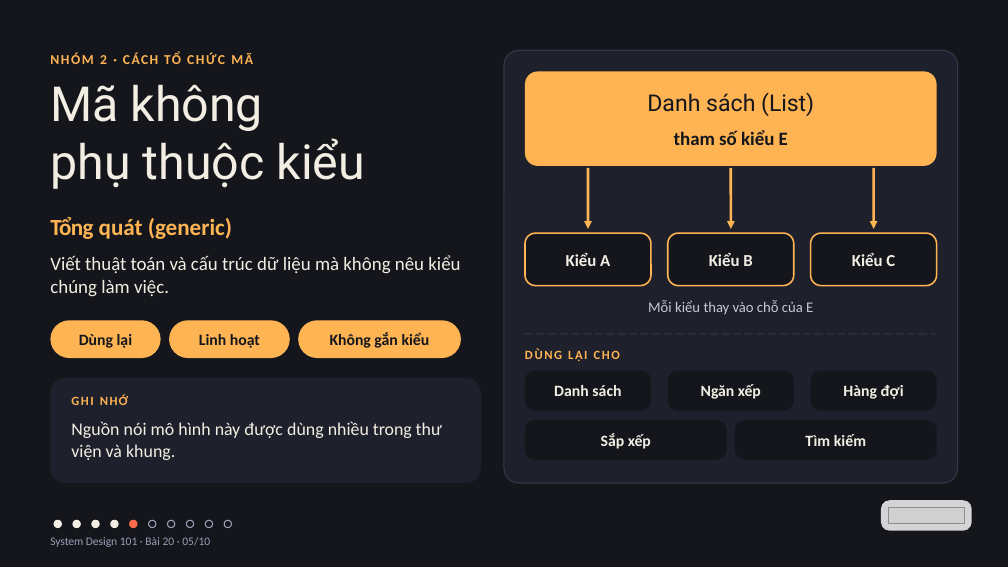
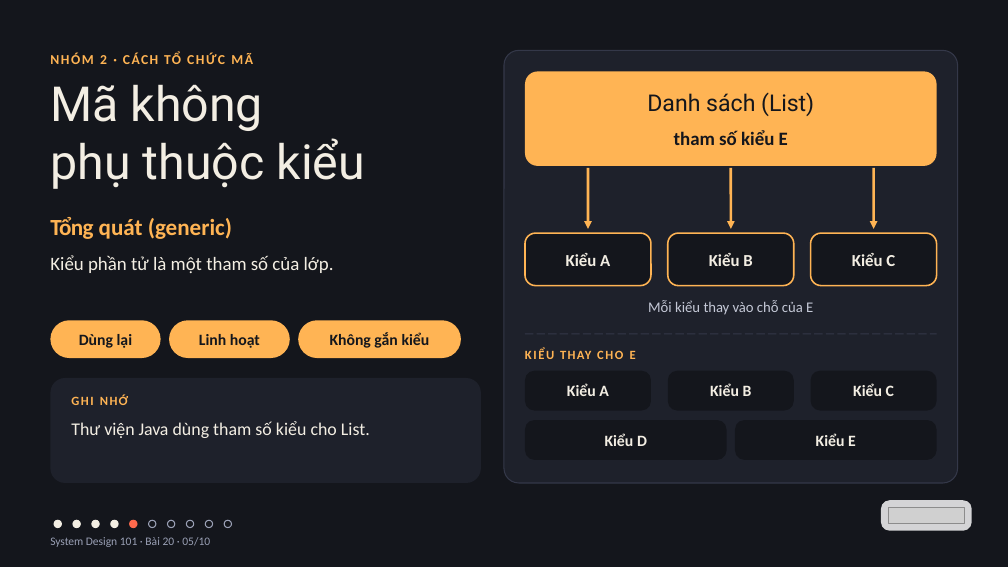
Before and after one commit to vohoailinh90/tool-marketing-studio, a slide deck: slide 5 of system-design-101/vi/lessons/sd-10-020/slides/sd-10-020.pptx. Drawn at 1008x567 pixels with LibreOffice and Linux fonts; fonts in the diff are those of the drawing; grey boxes stand for pictures. Boxes give left, top, right and bottom in pixels: in the first picture for what was removed or moved away, otherwise in the second. Text is boxed around its words. In the diff, an @@ line names an element or a change of style, - is before the commit and + after.

```diff
--- a/system-design-101/vi/lessons/sd-10-020/slides/sd-10-020.pptx
+++ b/system-design-101/vi/lessons/sd-10-020/slides/sd-10-020.pptx
@@ text at bbox=[50, 255, 334, 273]: text changed @@
-Viết thuật toán và cấu trúc dữ liệu mà không nêu kiểu chúng làm việc.
+Kiểu phần tử là một tham số của lớp.
@@ text at bbox=[630, 351, 636, 359]: text changed @@
-DÙNG LẠI CHO
+KIỂU THAY CHO E
@@ text in rounded rectangle at bbox=[567, 383, 609, 396]: text changed @@
-Danh sách
+Kiểu A
@@ text in rounded rectangle at bbox=[710, 383, 752, 396]: text changed @@
-Ngăn xếp
+Kiểu B
@@ text in rounded rectangle at bbox=[853, 383, 894, 396]: text changed @@
-Hàng đợi
+Kiểu C
@@ text at bbox=[71, 421, 370, 438]: text changed @@
-Nguồn nói mô hình này được dùng nhiều trong thư viện và khung.
+Thư viện Java dùng tham số kiểu cho List.
@@ text in rounded rectangle at bbox=[605, 433, 647, 446]: text changed @@
-Sắp xếp
+Kiểu D
@@ text in rounded rectangle at bbox=[816, 433, 856, 446]: text changed @@
-Tìm kiếm
+Kiểu E
```
Also in this commit, not shown: 8 other slides changed, 4 other files.
